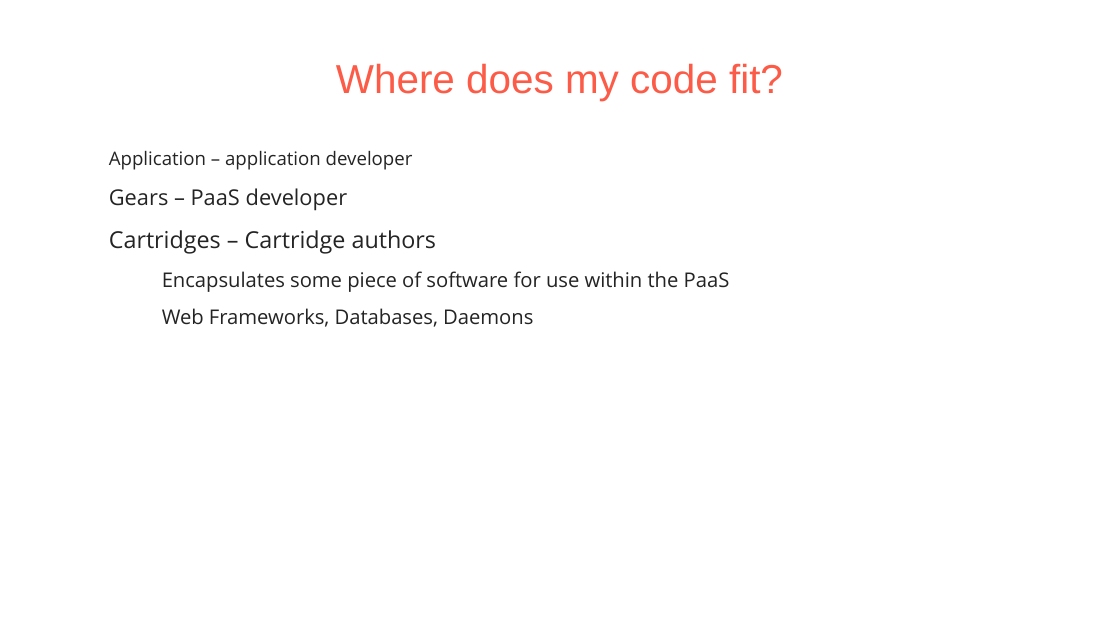
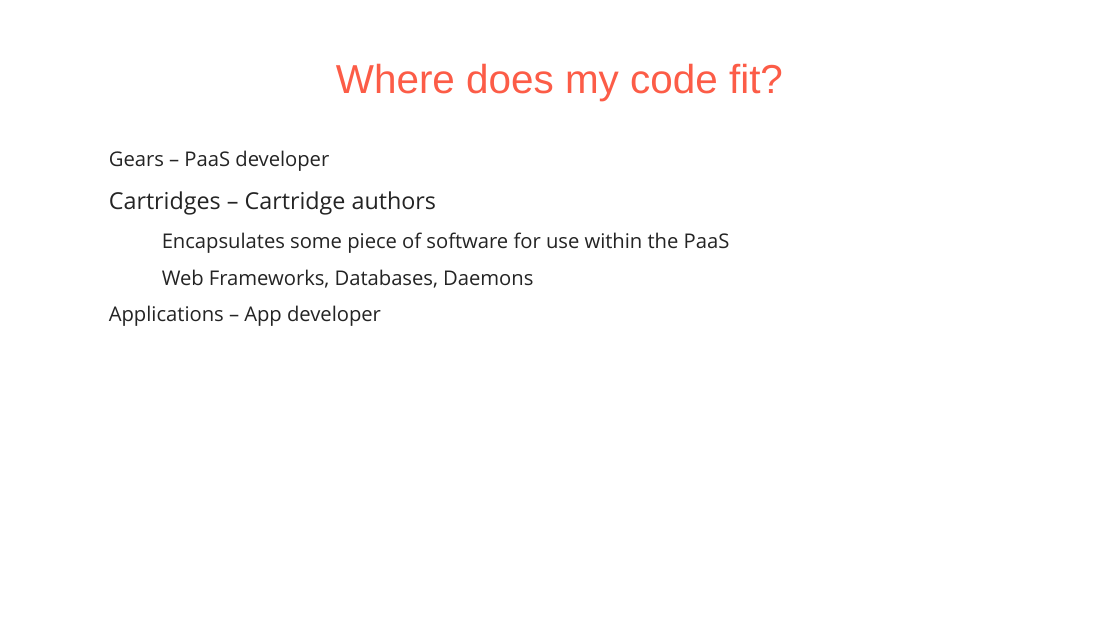
Before and after one commit to pmorie/presentations, a slide deck: slide 4 of devnation_openshift_cartridges.odp. Drawn at 1120x627 pixels with LibreOffice and Linux fonts; fonts in the diff are those of the drawing; background and template pictures are left out. Boxes give left, top, right and bottom in pixels: in the first picture for what was removed or moved away, otherwise in the second. Text is boxed around its words. In the diff, an @@ line names an element or a change of style, - is before the commit and + after.

```diff
--- a/devnation_openshift_cartridges.odp
+++ b/devnation_openshift_cartridges.odp
@@ text at (109,151,413,170): paragraph removed @@
-● Application – application developer
@@ text at (109,150,329,171): size 14 to 13 pt in "Gears – PaaS developer" @@
@@ text at (109,305,381,326): paragraph added @@
+● Applications – App developer
```
Also in this commit, not shown: 13 other slides changed.
